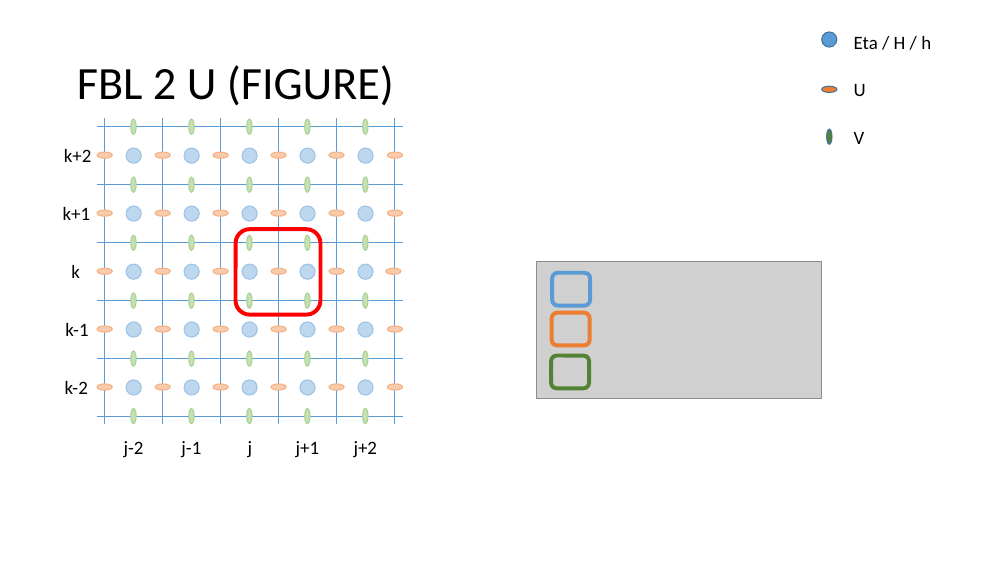
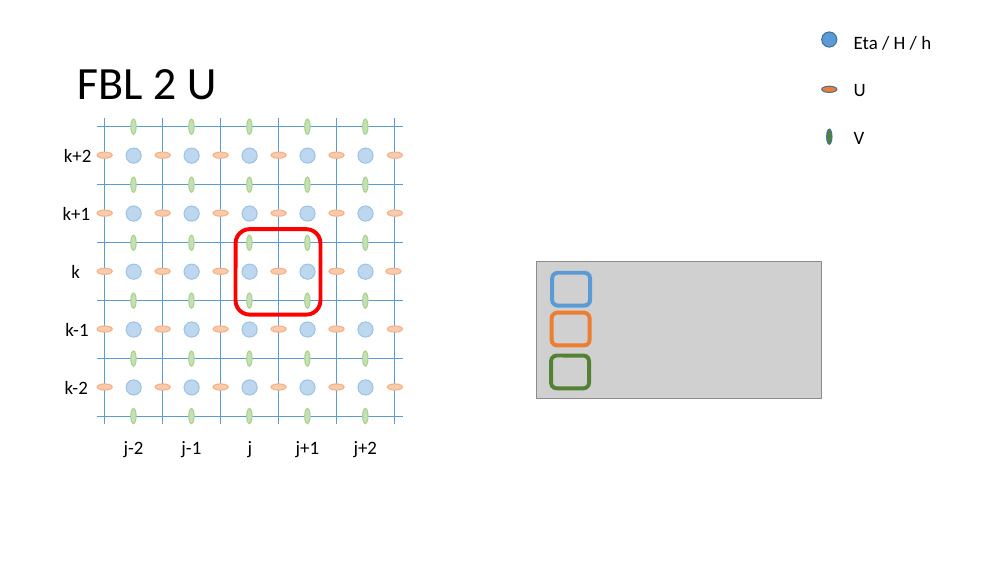
Before and after one commit to metno/gpu-ocean, a slide deck: slide 16 of python/fbl_ctcs_stencils.pptx (slide 11 before the commit). Drawn at 1008x567 pixels with LibreOffice and Linux fonts; fonts in the diff are those of the drawing; grey boxes stand for pictures. Boxes give left, top, right and bottom in pixels: in the first picture for what was removed or moved away, otherwise in the second. Text is boxed around its words. In the diff, an @@ line names an element or a change of style, - is before the commit and + after.

Commit message:
Improved stencil overview figures

```diff
--- a/python/fbl_ctcs_stencils.pptx
+++ b/python/fbl_ctcs_stencils.pptx
@@ title at [77,69,217,100]: text changed @@
-FBL 2 U (FIGURE)
+FBL 2 U
```
Also in this commit, not shown: 6 other slides changed, 8 slides added.
